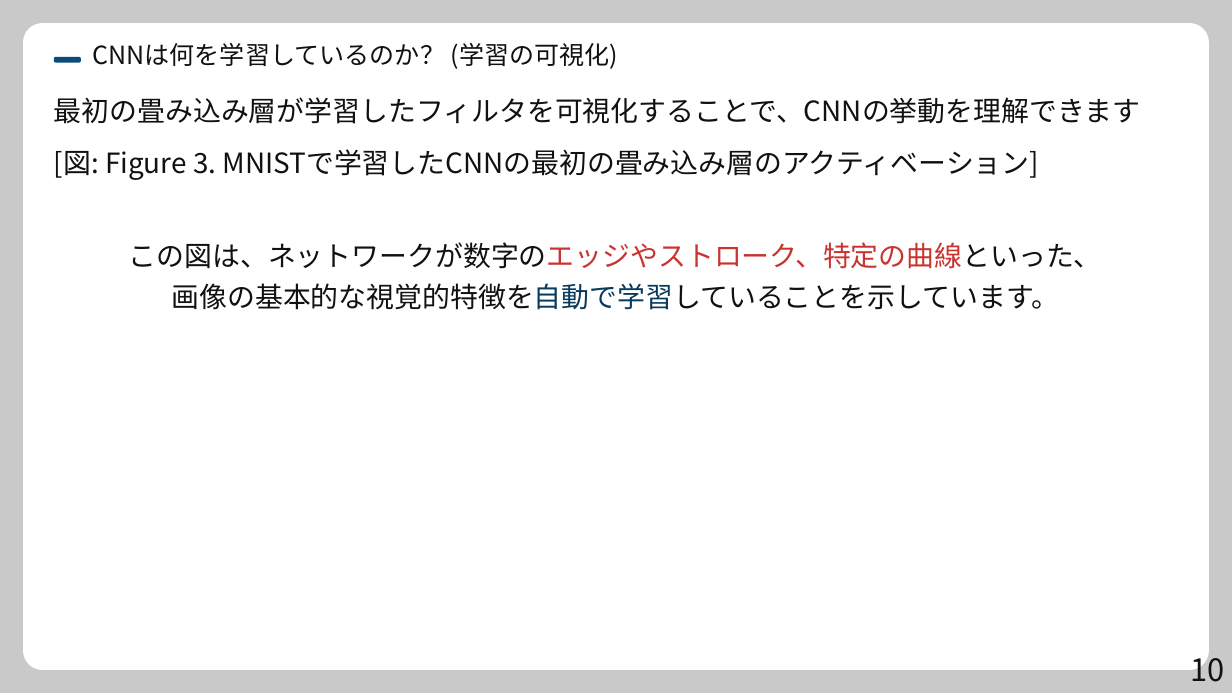
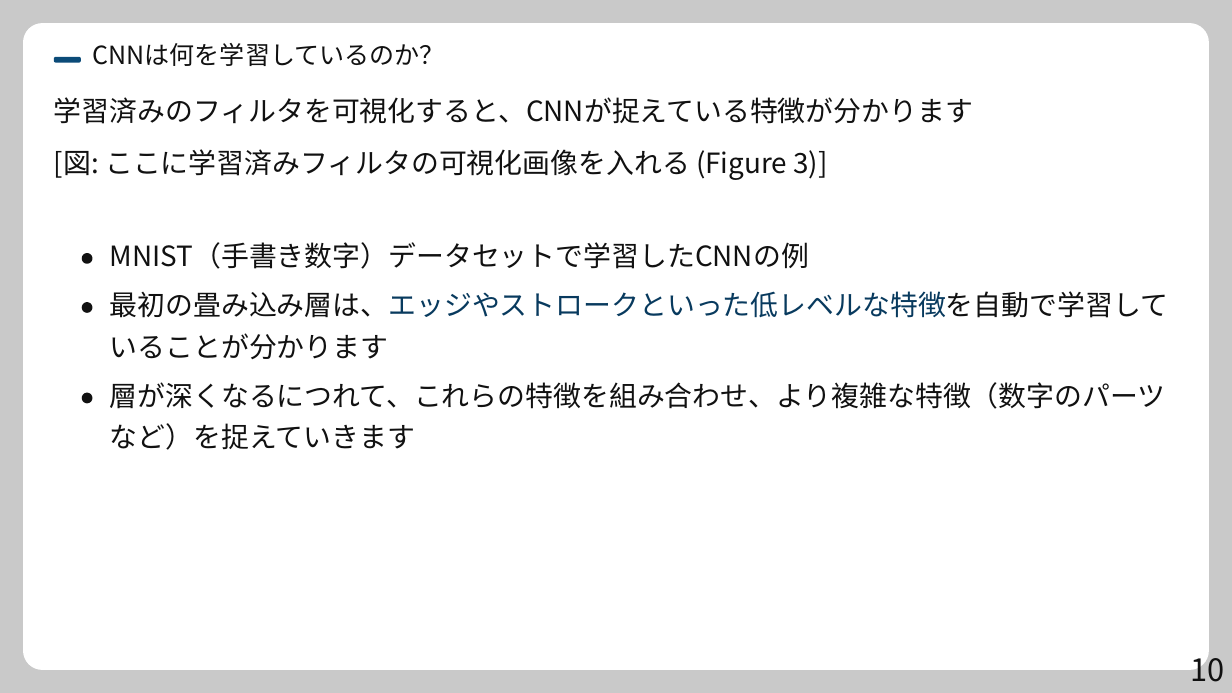
Before and after one commit to syarasyoujyu/create_presentation, a slide deck: slide 10 of data/CNN/step2.pptx. Drawn at 1232x693 pixels with LibreOffice and Linux fonts; fonts in the diff are those of the drawing. Boxes give left, top, right and bottom in pixels: in the first picture for what was removed or moved away, otherwise in the second. Text is boxed around its words. In the diff, an @@ line names an element or a change of style, - is before the commit and + after.

Commit message:
フォントサイズを考慮しながら、数式追加できるように調整

```diff
--- a/data/CNN/step2.pptx
+++ b/data/CNN/step2.pptx
@@ text removed at (x1=92, y1=43, x2=619, y2=69) @@
-CNNは何を学習しているのか？ (学習の可視化)
@@ text at (x1=54, y1=97, x2=973, y2=124): text changed @@
-最初の畳み込み層が学習したフィルタを可視化することで、CNNの挙動を理解できます
+学習済みのフィルタを可視化すると、CNNが捉えている特徴が分かります
@@ text removed at (x1=54, y1=149, x2=1040, y2=180) @@
-[図: Figure 3. MNISTで学習したCNNの最初の畳み込み層のアクティベーション]
@@ text added at (x1=54, y1=149, x2=827, y2=180), 21.7 pt, text #111111 @@
+[図: ここに学習済みフィルタの可視化画像を入れる (Figure 3)]
@@ freeform shape added at (x1=82, y1=253, x2=92, y2=263), fill #111111 @@
@@ text added at (x1=110, y1=242, x2=809, y2=269), 21.7 pt, text #111111 @@
+MNIST（手書き数字）データセットで学習したCNNの例
@@ text at (x1=110, y1=291, x2=1168, y2=318): text changed; text colour #111111 to #083A5E @@
-この図は、ネットワークが数字のエッジやストローク、特定の曲線といった、
+最初の畳み込み層は、エッジやストロークといった低レベルな特徴を自動で学習して
@@ text removed at (x1=172, y1=283, x2=1059, y2=310) @@
-画像の基本的な視覚的特徴を自動で学習していることを示しています。
@@ freeform shape added at (x1=82, y1=302, x2=92, y2=312), fill #111111 @@
@@ text added at (x1=110, y1=333, x2=389, y2=359), 21.7 pt, text #111111 @@
+いることが分かります
@@ text added at (x1=110, y1=382, x2=1166, y2=409), 21.7 pt, text #111111 @@
+層が深くなるにつれて、これらの特徴を組み合わせ、より複雑な特徴（数字のパーツ
@@ freeform shape added at (x1=82, y1=393, x2=92, y2=404), fill #111111 @@
@@ text added at (x1=110, y1=423, x2=415, y2=450), 21.7 pt, text #111111 @@
+など）を捉えていきます
```
Also in this commit, not shown: 5 other slides changed, 5 slides added, 4 slides removed, 16 other files.
